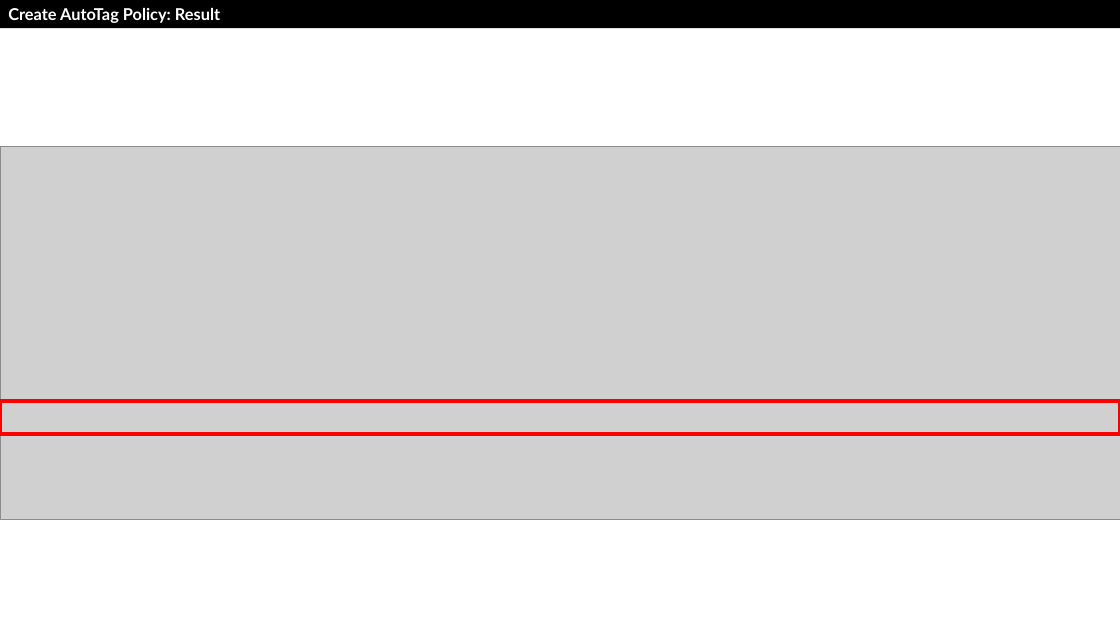
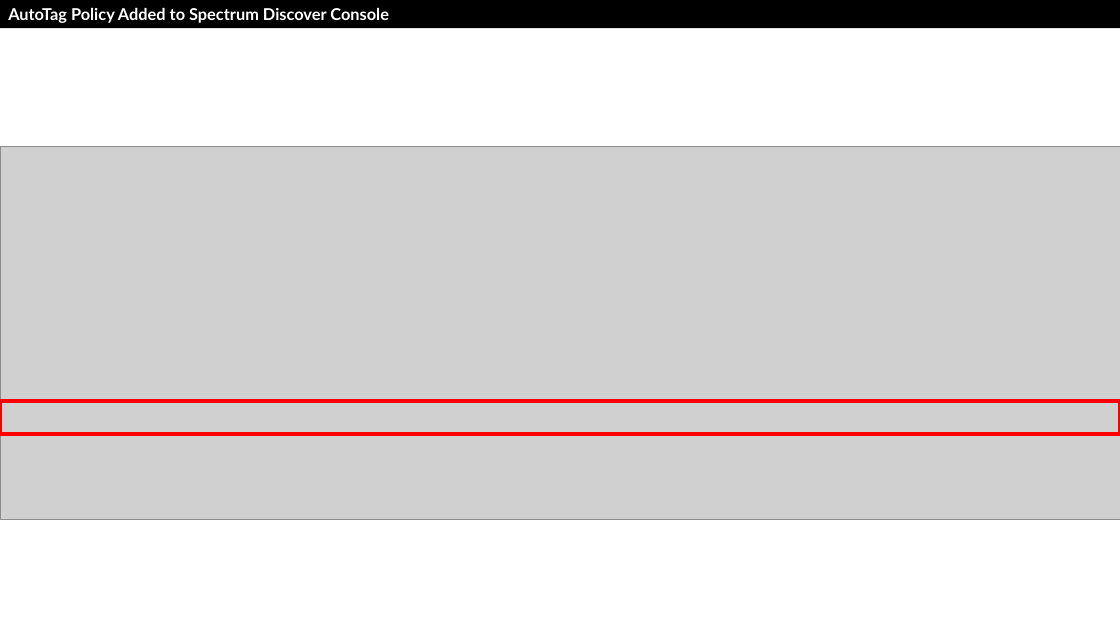
Before and after one commit to drfranknlee/udc-for-image-analytics, a slide deck: slide 6 of scenario1/recording/T101389-Scenario1-v20210921.pptx. Drawn at 1120x630 pixels with LibreOffice and Linux fonts; fonts in the diff are those of the drawing; grey boxes stand for pictures. Boxes give left, top, right and bottom in pixels: in the first picture for what was removed or moved away, otherwise in the second. Text is boxed around its words. In the diff, an @@ line names an element or a change of style, - is before the commit and + after.

```diff
--- a/scenario1/recording/T101389-Scenario1-v20210921.pptx
+++ b/scenario1/recording/T101389-Scenario1-v20210921.pptx
@@ text in rectangle at <box>8,8,389,23</box>: text changed @@
-Create AutoTag Policy: Result
+AutoTag Policy Added to Spectrum Discover Console
```
Also in this commit, not shown: 9 other slides changed, 16 other files.
